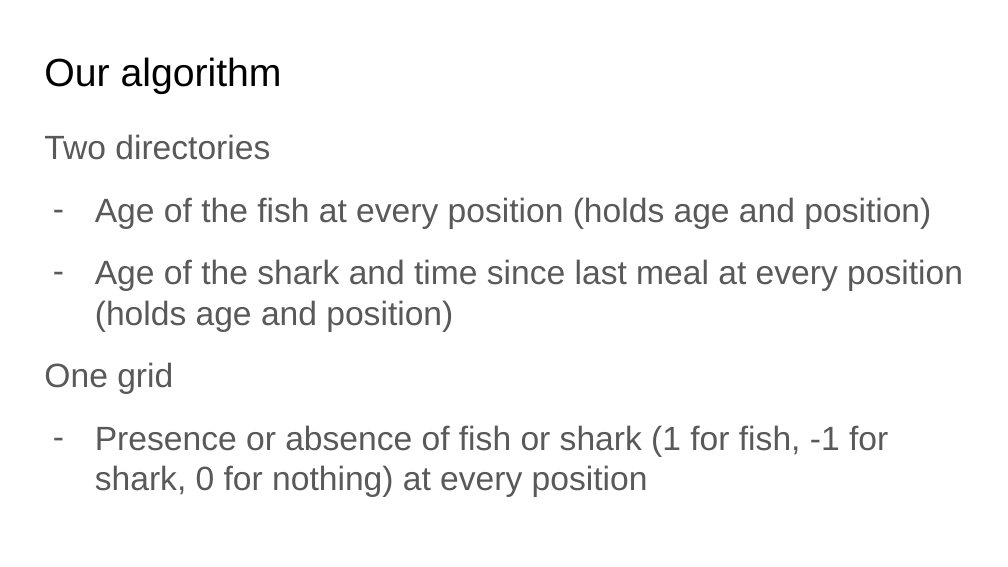
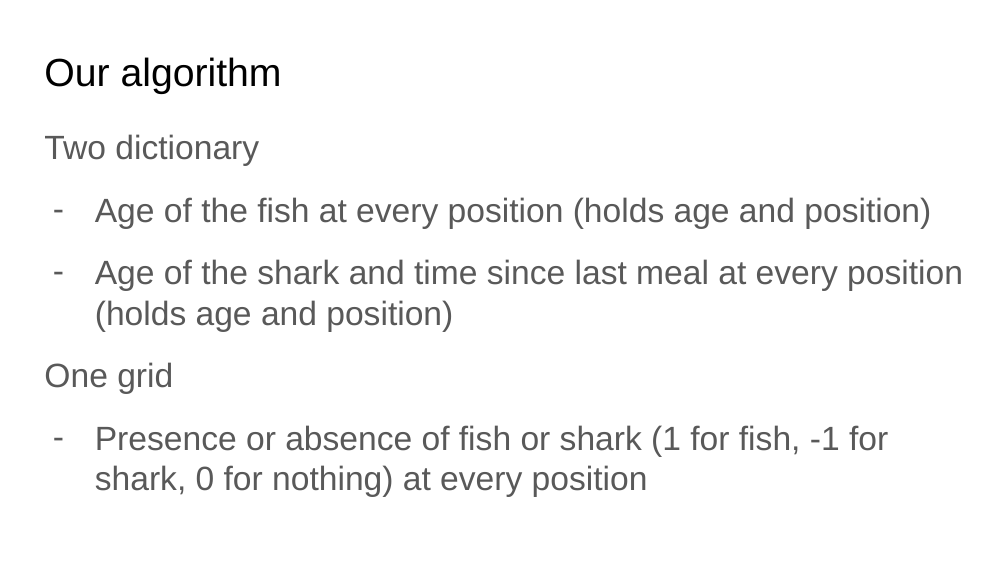
Before and after one commit to LingfeiZhao/Group-Project-2b, a slide deck: slide 3 of Group Project 2B.pptx (slide 4 before the commit). Drawn at 1008x567 pixels with LibreOffice and Linux fonts; fonts in the diff are those of the drawing. Boxes give left, top, right and bottom in pixels: in the first picture for what was removed or moved away, otherwise in the second. Text is boxed around its words. In the diff, an @@ line names an element or a change of style, - is before the commit and + after.

```diff
--- a/Group Project 2B.pptx
+++ b/Group Project 2B.pptx
@@ text at [44, 134, 259, 166]: text changed @@
-Two directories
+Two dictionary
```
Also in this commit, not shown: 1 other slide changed, 1 slide removed, 6 other files.
